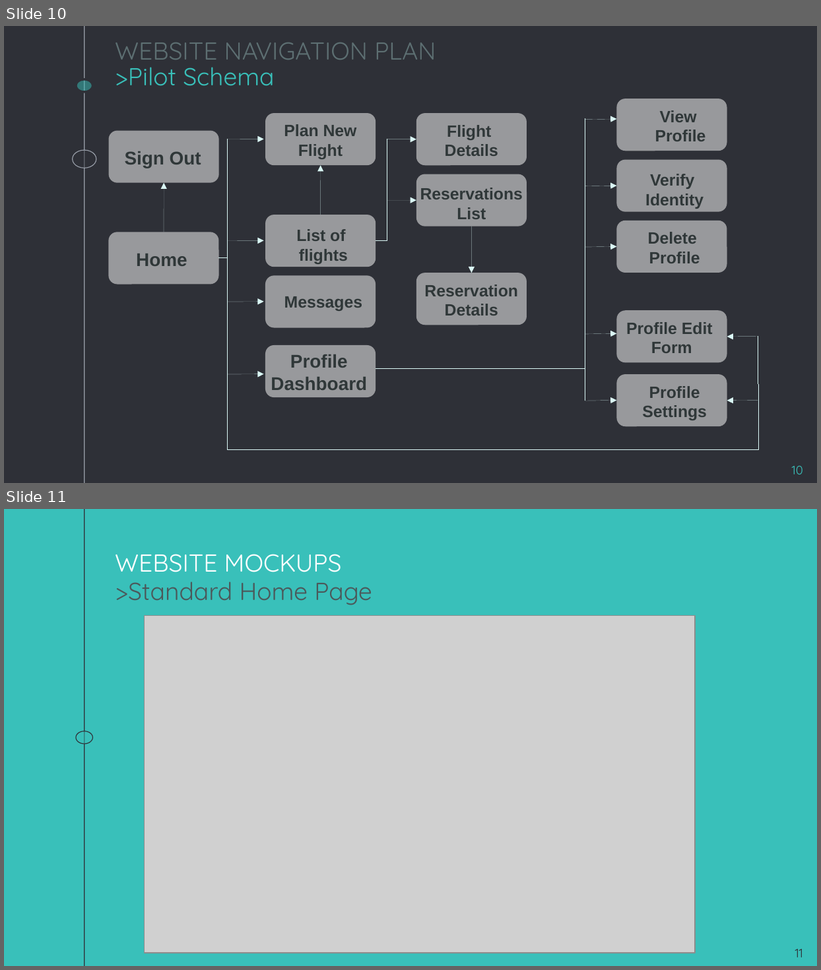
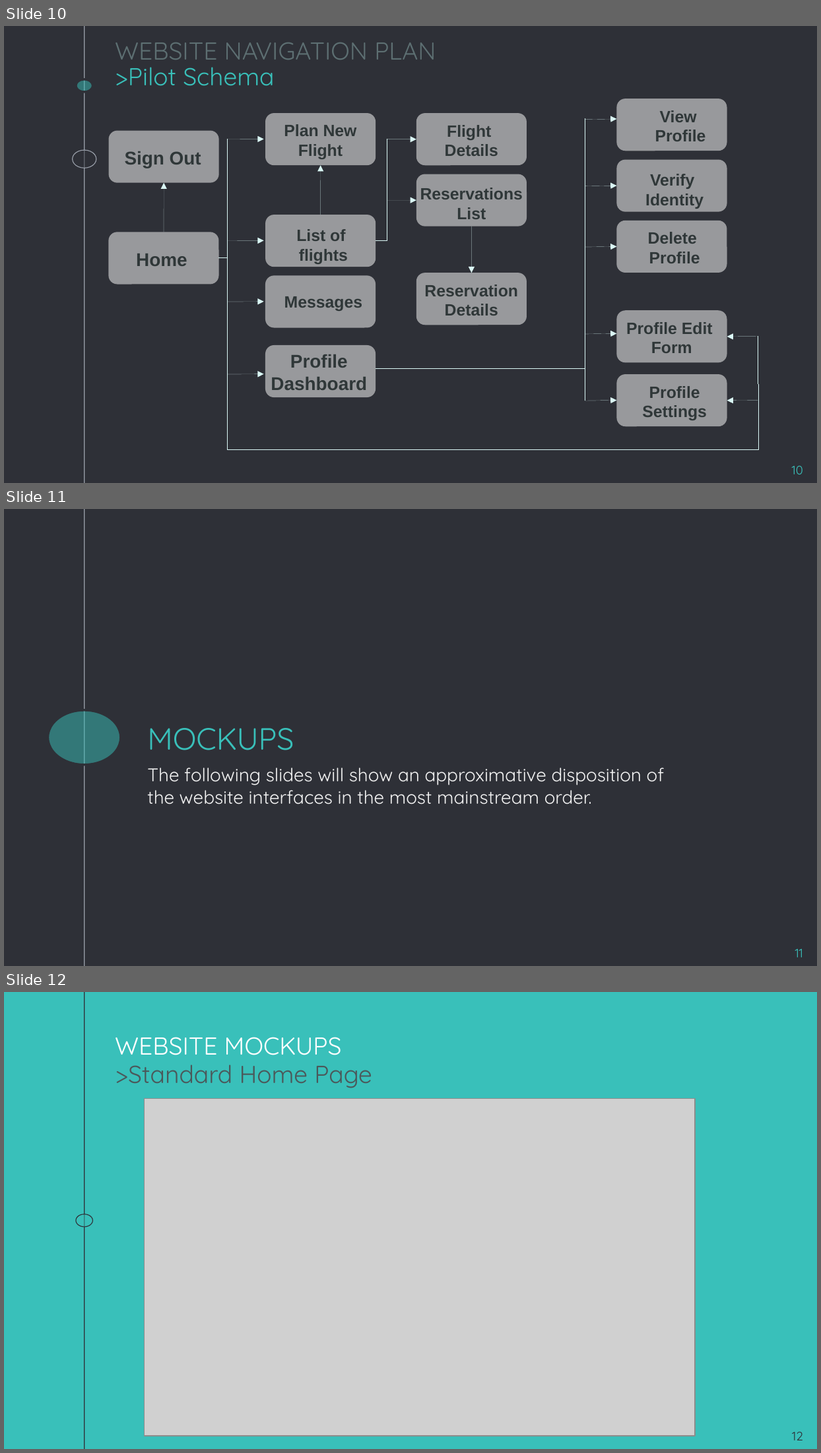
Before and after one commit to andressito/ProjetGLA2019, a slide deck: Projet/Rapport/TD4_GL_G1.odp. Shown one above the other, each under a label of ours: slides 10 and 11 before the commit, slides 10, 11 and 12 after it. The pictures are 821x970 and 821x1453 pixels, drawn with LibreOffice and Linux fonts; fonts in the diff are those of the drawing; grey boxes stand for pictures. Boxes give left, top, right and bottom in pixels: in the first picture for what was removed or moved away, otherwise in the second. Text is boxed around its words. In the diff, an @@ line names an element or a change of style, - is before the commit and + after.

```diff
--- a/Projet/Rapport/TD4_GL_G1.odp
+++ b/Projet/Rapport/TD4_GL_G1.odp
@@ slide 11 added at (x1=4, y1=509, x2=817, y2=966), background #2E3037; not listed: 1 template element that a slide beside it also shows @@
@@ ellipse added at (x1=48, y1=710, x2=121, y2=765), fill #39C0BA at 50% opacity, outline #2E3037 2.24 pt @@
@@ title added at (x1=147, y1=728, x2=294, y2=751), 30 pt, text #39C0BA @@
+MOCKUPS
@@ subtitle added at (x1=147, y1=768, x2=664, y2=805), 18 pt, text #F3F3F3 @@
+The following slides will show an approximative disposition of
+the website interfaces in the most mainstream order.
@@ page number added at (x1=795, y1=949, x2=803, y2=958), 12 pt, text #39C0BA @@
+11
@@ what was slide 11 is now slide 12 @@
@@ page number at (x1=792, y1=1432, x2=803, y2=1441): text changed @@
-11
+12
```
Also in this commit, not shown: 2 slides changed, 9 other slides added, 2 other files.
